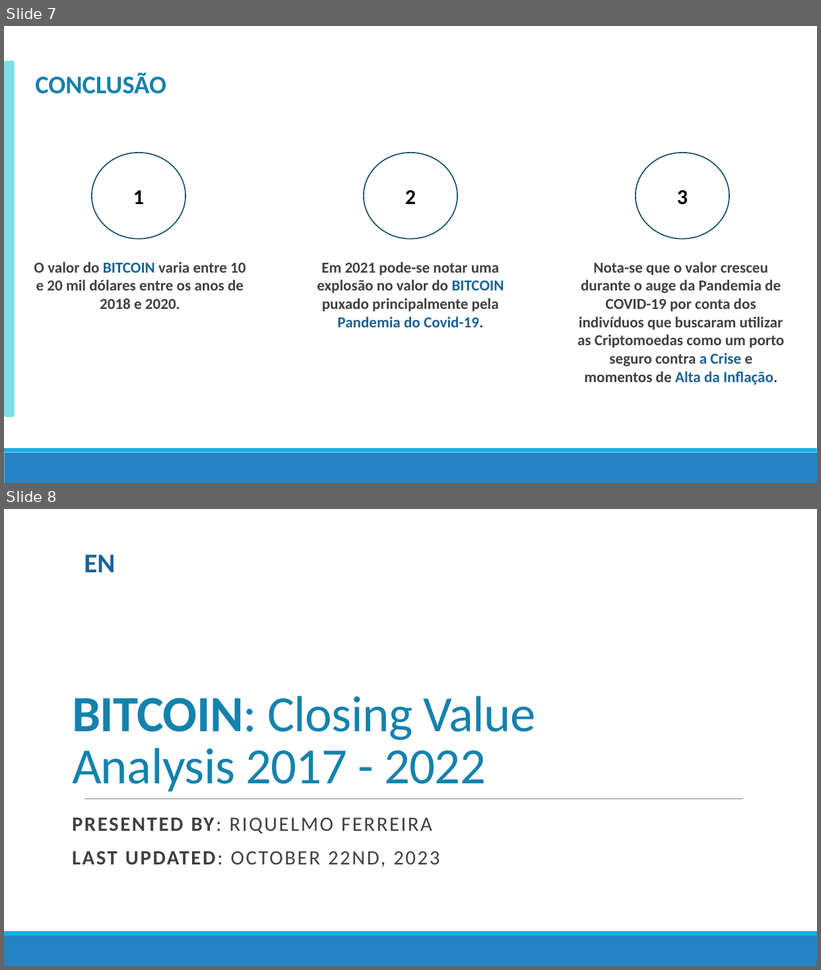
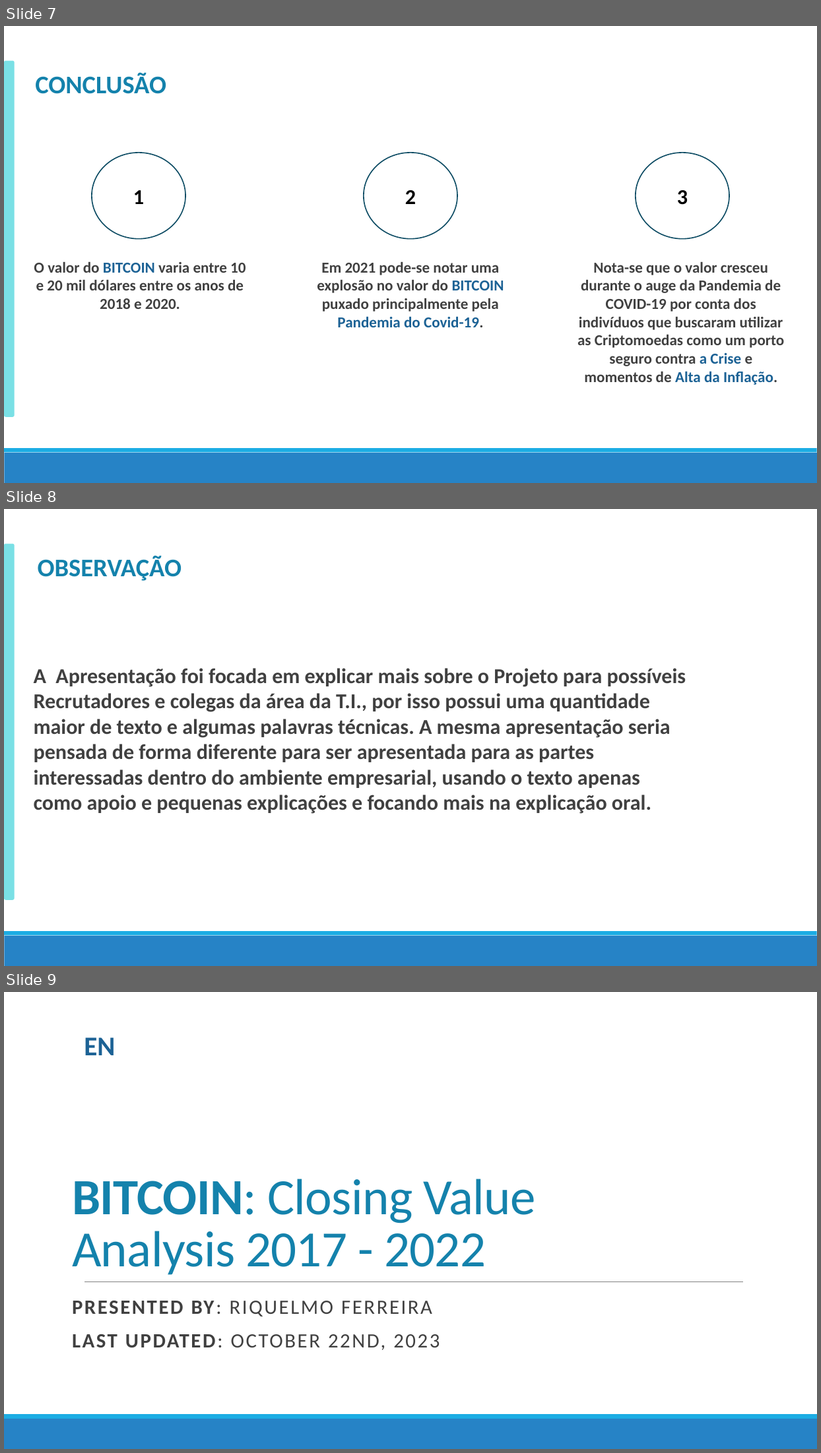
Before and after one commit to RiquelmoFerreira/BitcoinProject, a slide deck: Apresentacao-Presentation.pptx. Shown one above the other, each under a label of ours: slides 7 and 8 before the commit, slides 7, 8 and 9 after it. The pictures are 821x970 and 821x1453 pixels, drawn with LibreOffice and Linux fonts; fonts in the diff are those of the drawing. Boxes give left, top, right and bottom in pixels: in the first picture for what was removed or moved away, otherwise in the second. Text is boxed around its words. In the diff, an @@ line names an element or a change of style, - is before the commit and + after.

```diff
--- a/Apresentacao-Presentation.pptx
+++ b/Apresentacao-Presentation.pptx
@@ slide 8 added at <box>4,509,817,966</box>, background #FFFFFF; not listed: 2 template elements that a slide beside it also shows @@
@@ rounded rectangle added at <box>4,544,15,900</box>, fill #7AE0E5 @@
@@ text added at <box>38,555,182,581</box>, 30 pt, text #1482AC, bold @@
+OBSERVAÇÃO
@@ text added at <box>34,668,686,814</box>, 25 pt, text #404040, bold @@
+A Apresentação foi focada em explicar mais sobre o Projeto para possíveis Recrutadores e colegas da área da T.I., por isso possui uma quantidade maior de texto e algumas palavras técnicas. A mesma apresentação seria pensada de forma diferente para ser apresentada para as partes interessadas dentro do ambiente empresarial, usando o texto apenas como apoio e pequenas explicações e focando mais na explicação oral.
@@ what was slide 8 is now slide 9 @@
```
Also in this commit, not shown: 2 slides changed, 1 other slide added.
